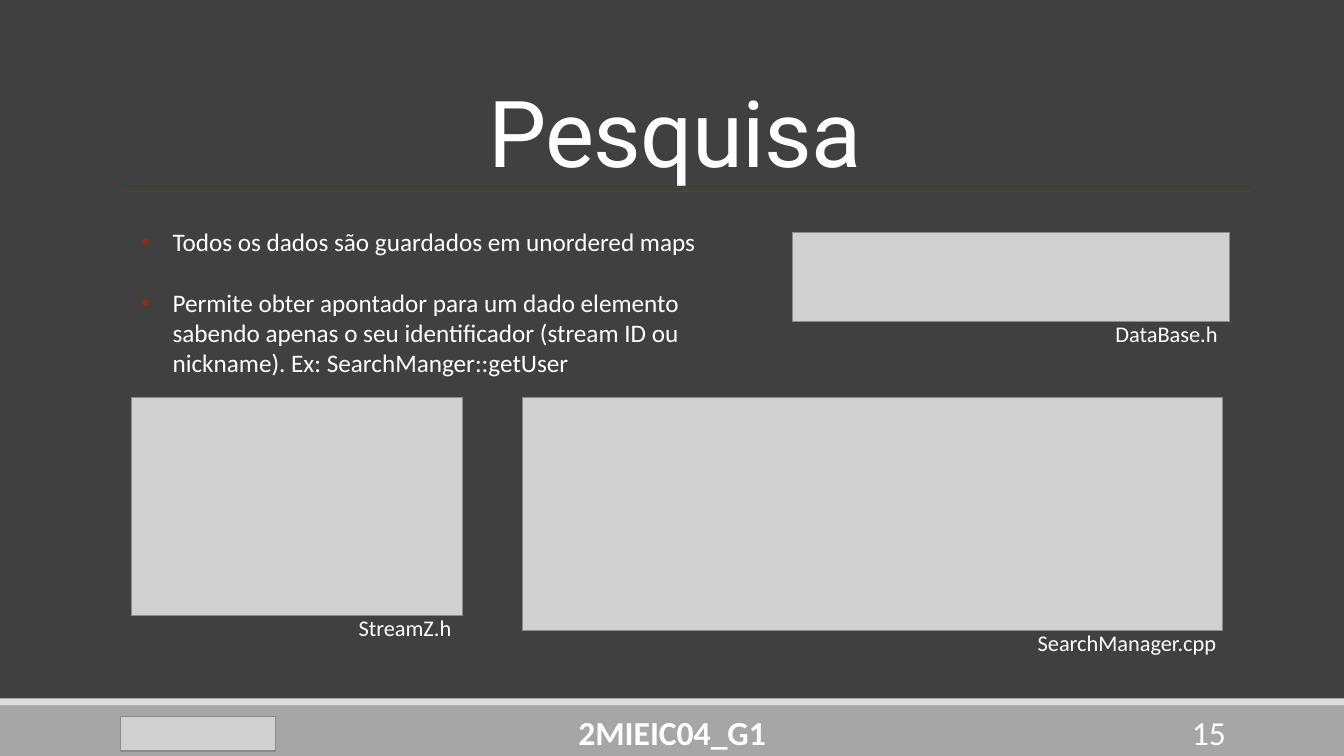
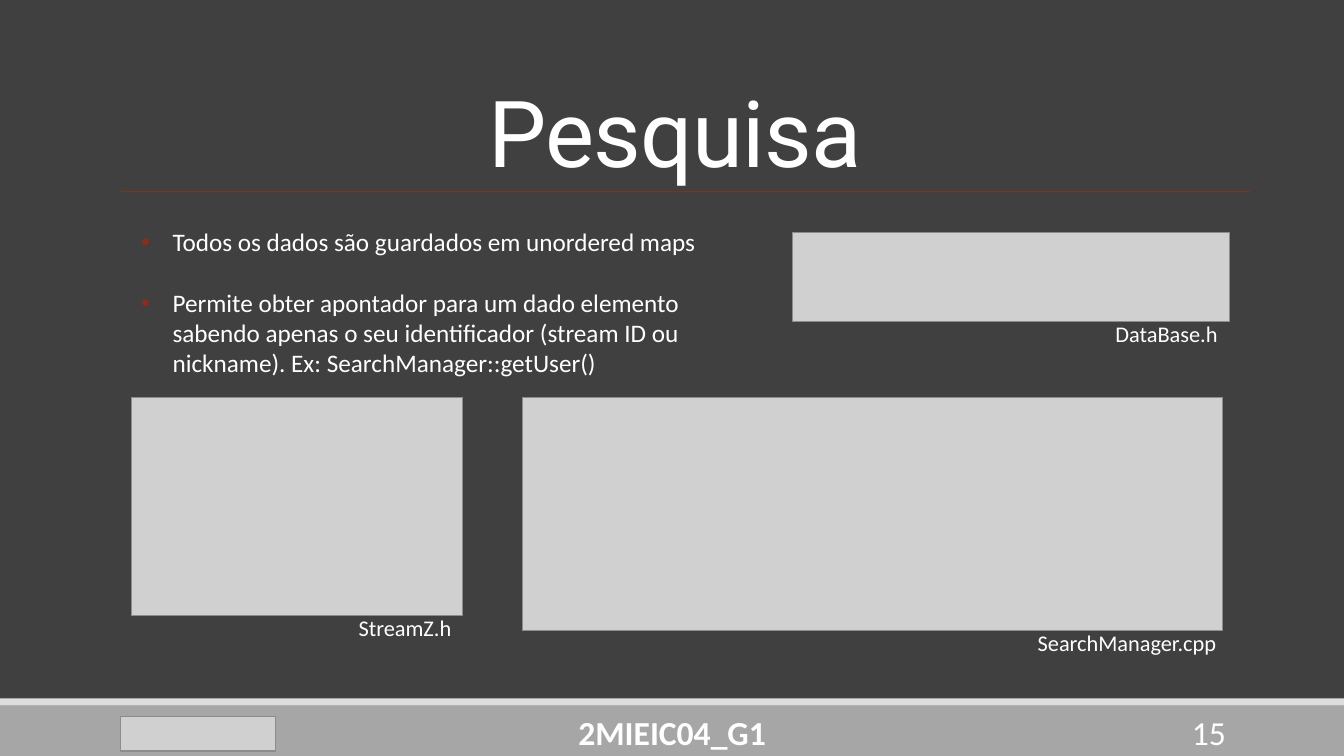
Before and after one commit to DoStini/FEUP-AEDA-proj, a slide deck: slide 15 of StreamZ_Apresentation4.pptx. Drawn at 1344x756 pixels with LibreOffice and Linux fonts; fonts in the diff are those of the drawing; grey boxes stand for pictures. Boxes give left, top, right and bottom in pixels: in the first picture for what was removed or moved away, otherwise in the second. Text is boxed around its words. In the diff, an @@ line names an element or a change of style, - is before the commit and + after.

```diff
--- a/StreamZ_Apresentation4.pptx
+++ b/StreamZ_Apresentation4.pptx
@@ text at box(173, 294, 679, 377): text changed @@
-• Permite obter apontador para um dado elemento sabendo apenas o seu identificador (stream ID ou nickname). Ex: SearchManger::getUser
+• Permite obter apontador para um dado elemento sabendo apenas o seu identificador (stream ID ou nickname). Ex: SearchManager::getUser()
```
Also in this commit, not shown: 4 other slides changed.
